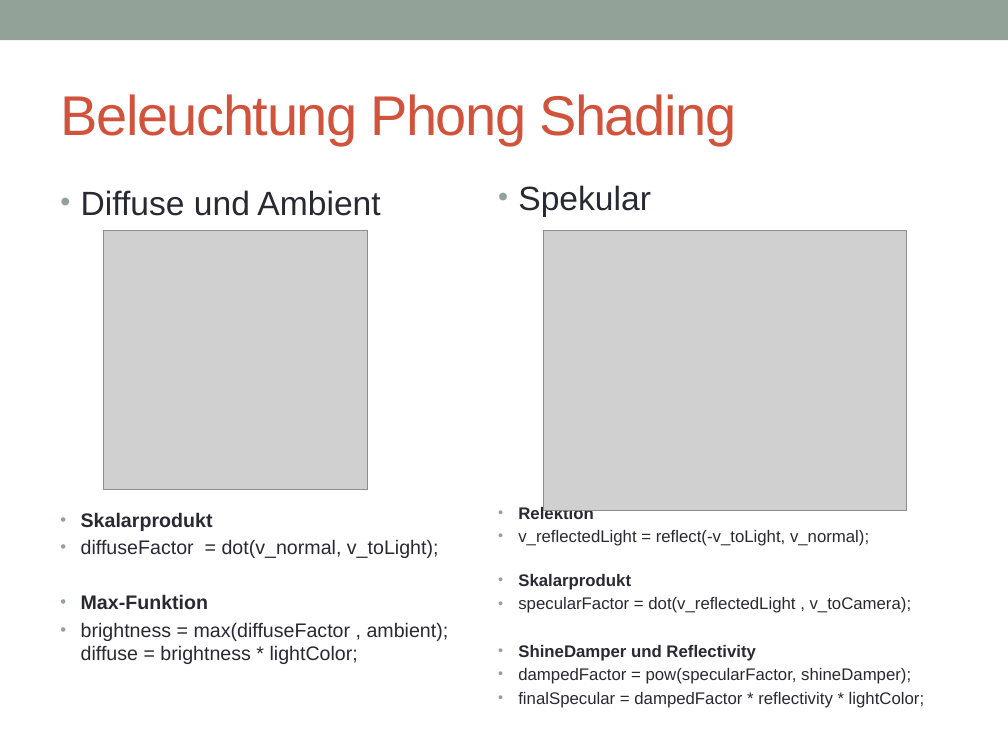
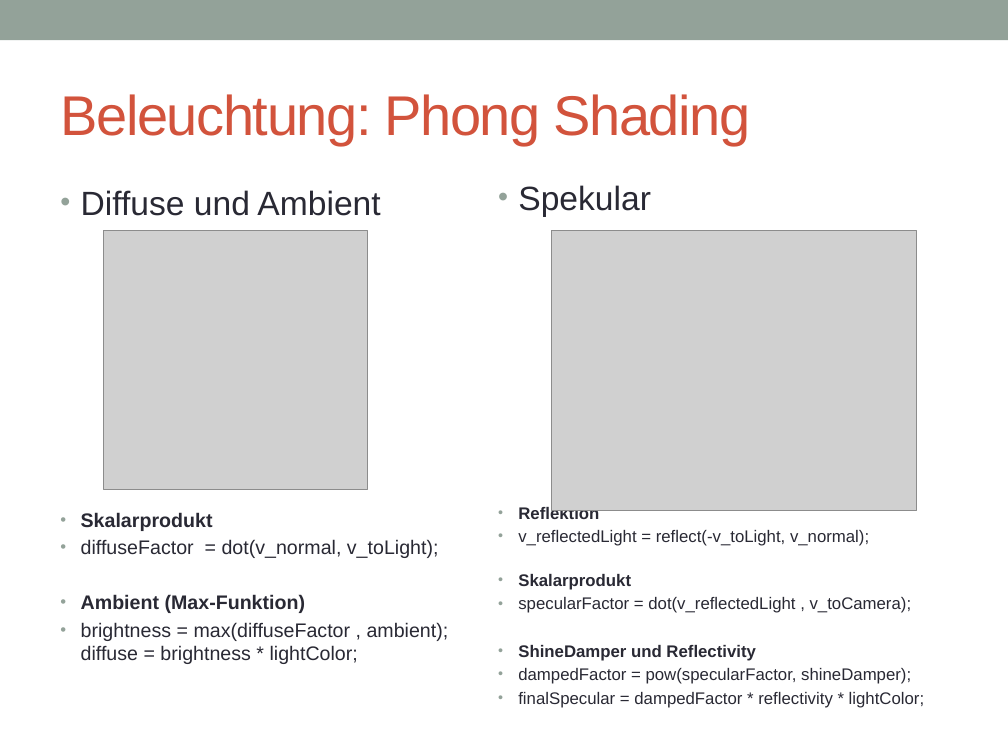
Before and after one commit to joe1990/OpenGl3DModelViewer, a slide deck: slide 8 of präsi-projekt-obj-geom.pptx (slide 5 before the commit). Drawn at 1008x756 pixels with LibreOffice and Linux fonts; fonts in the diff are those of the drawing; grey boxes stand for pictures. Boxes give left, top, right and bottom in pixels: in the first picture for what was removed or moved away, otherwise in the second. Text is boxed around its words. In the diff, an @@ line names an element or a change of style, - is before the commit and + after.

```diff
--- a/präsi-projekt-obj-geom.pptx
+++ b/präsi-projekt-obj-geom.pptx
@@ title at bbox=[60, 94, 751, 145]: text changed @@
-Beleuchtung Phong Shading
+Beleuchtung: Phong Shading
@@ picture: place and size @@
-picture at bbox=[543, 231, 906, 510]
+picture at bbox=[551, 231, 916, 511]
@@ text at bbox=[518, 505, 599, 523]: text changed @@
-• Relektion
+• Reflektion
@@ text at bbox=[81, 594, 306, 613]: text changed @@
-• Max-Funktion
+• Ambient (Max-Funktion)
```
Also in this commit, not shown: 1 other slide changed, 5 slides added, 2 slides removed.
